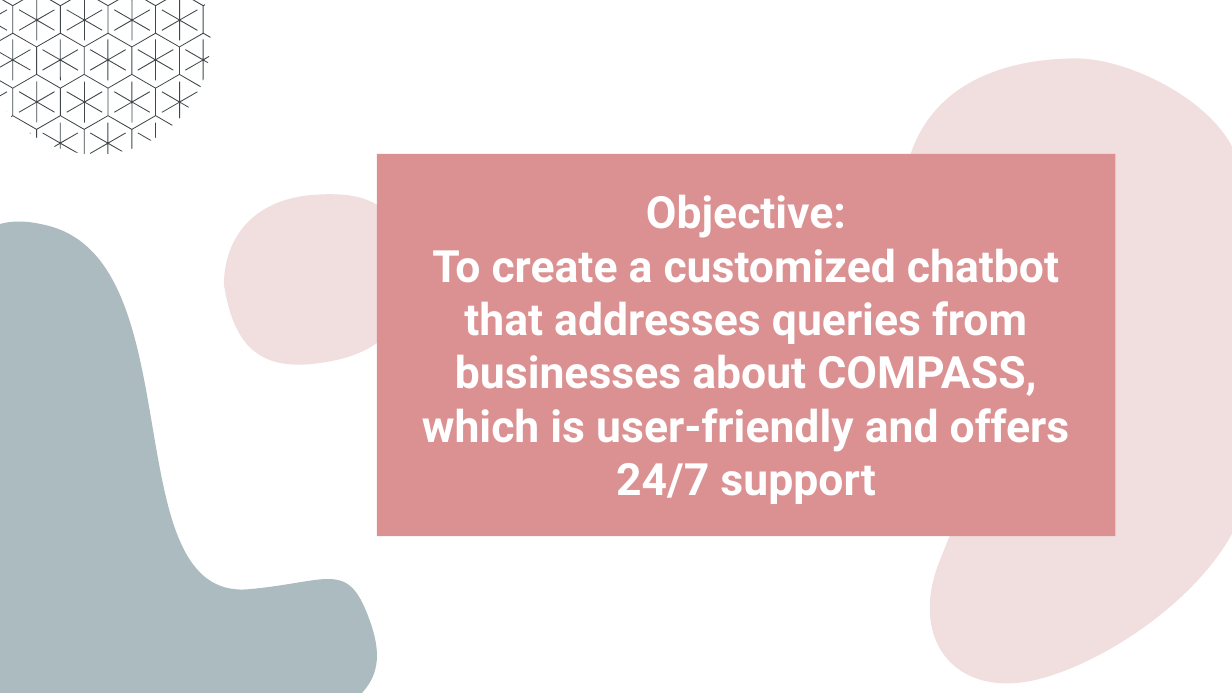
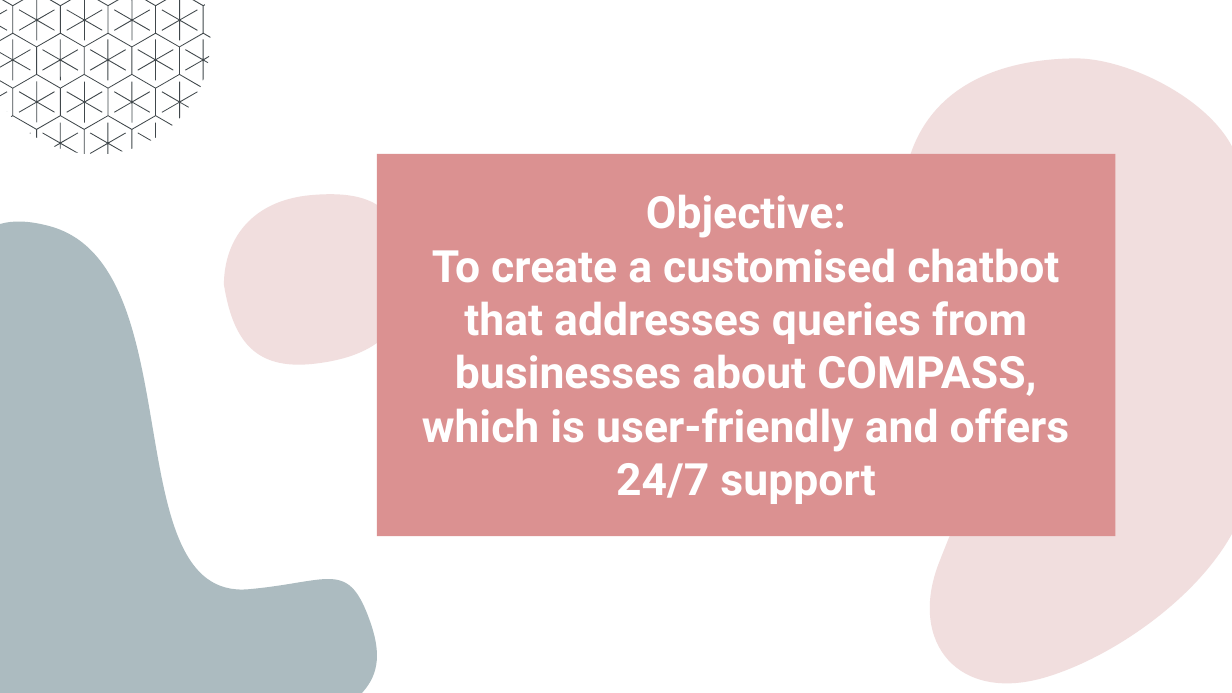
Before and after one commit to llclin/GA_Capstone, a slide deck: slide 7 of Capstone_powerpoint.pptx. Drawn at 1232x693 pixels with LibreOffice and Linux fonts; fonts in the diff are those of the drawing. Boxes give left, top, right and bottom in pixels: in the first picture for what was removed or moved away, otherwise in the second. Text is boxed around its words. In the diff, an @@ line names an element or a change of style, - is before the commit and + after.

```diff
--- a/Capstone_powerpoint.pptx
+++ b/Capstone_powerpoint.pptx
@@ title at bbox=[422, 195, 1070, 504]: text changed @@
-Objective:
-To create a customized chatbot that addresses queries from businesses about COMPASS, which is user-friendly and offers 24/7 support
+Objective:
+To create a customised chatbot that addresses queries from businesses about COMPASS, which is user-friendly and offers 24/7 support
```
Also in this commit, not shown: 3 other slides changed, 1 other file.
